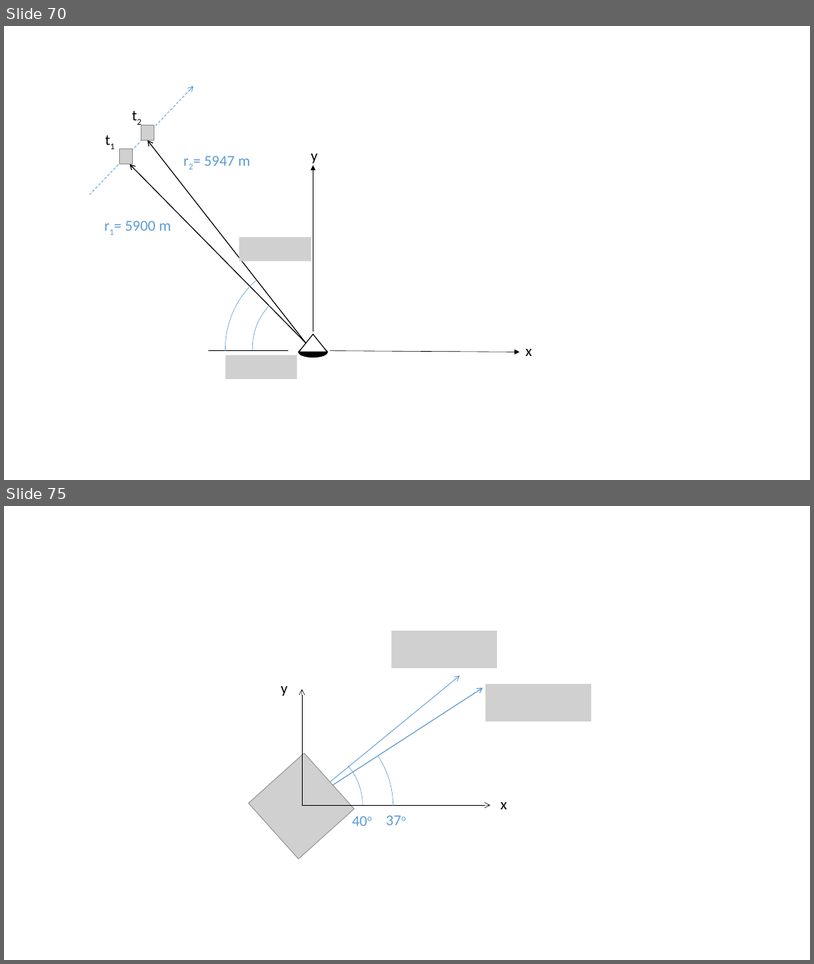
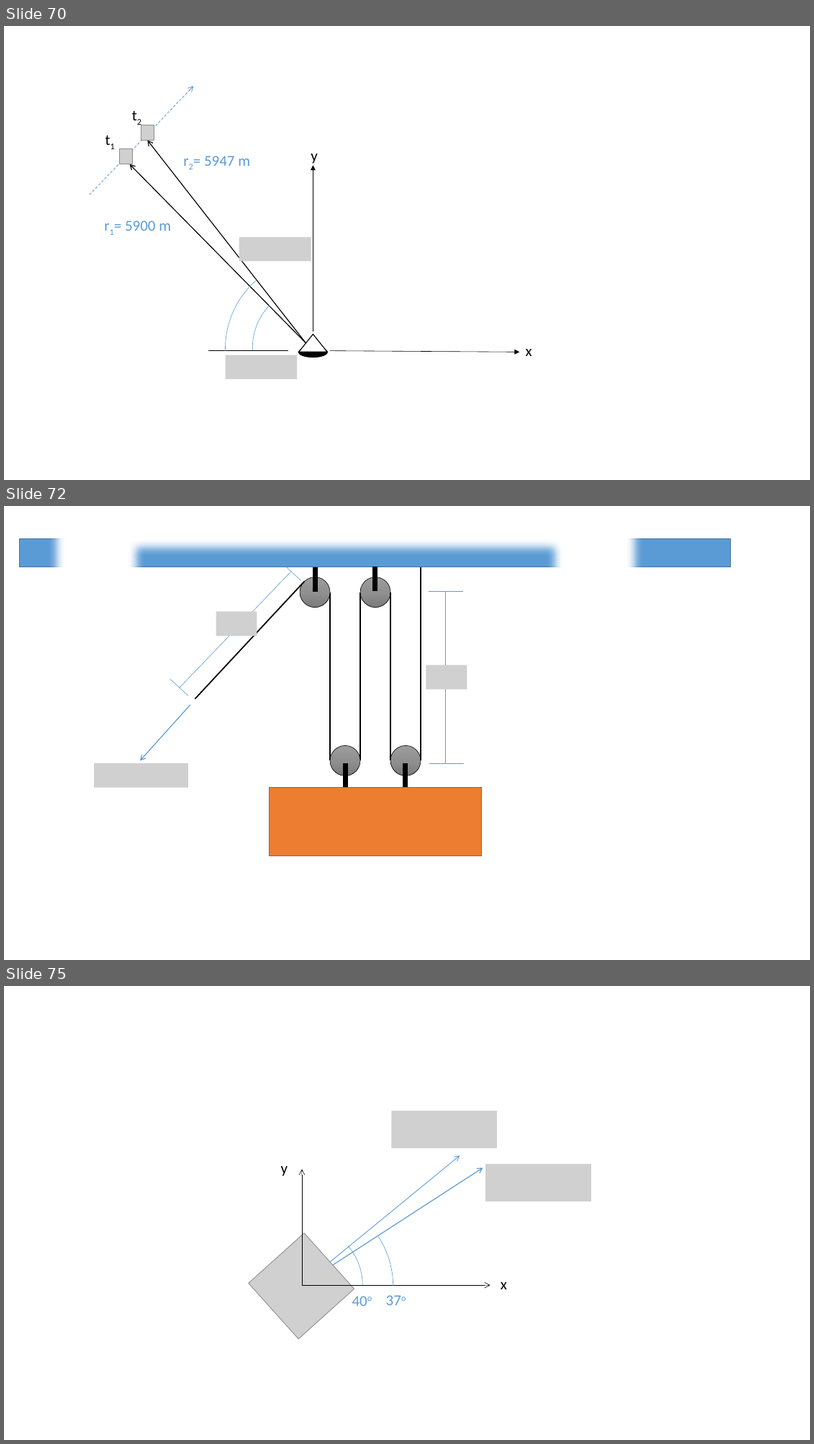
Before and after one commit to JacobMoore/mechanics_textbook, a slide deck: Homework Problems/Homework_Diagrams.pptx. Shown one above the other, each under a label of ours: slides 70 and 75 before the commit, slides 70, 72 and 75 after it; the slides between them are not shown. The pictures are 814x964 and 814x1444 pixels, drawn with LibreOffice and Linux fonts; fonts in the diff are those of the drawing; grey boxes stand for pictures. Boxes give left, top, right and bottom in pixels: in the first picture for what was removed or moved away, otherwise in the second. Text is boxed around its words. In the diff, an @@ line names an element or a change of style, - is before the commit and + after.

```diff
--- a/Homework Problems/Homework_Diagrams.pptx
+++ b/Homework Problems/Homework_Diagrams.pptx
@@ slide 72 added at <box>4,506,810,960</box>, background #FFFFFF @@
@@ frame added at <box>49,506,643,939</box>, fill #FFFFFF @@
@@ rectangle added at <box>19,539,731,567</box>, fill #5B9BD5, outline #43739E 1 pt @@
@@ line added from (283, 564) to (301, 580), #5B9BD5 0.5 pt @@
@@ line added from (316, 567) to (316, 591), #000000 6 pt @@
@@ line added from (376, 567) to (376, 591), #000000 6 pt @@
@@ line added from (421, 761) to (421, 567), #000000 1.5 pt @@
@@ line added from (291, 572) to (180, 688), #5B9BD5 0.5 pt @@
@@ line added from (196, 699) to (305, 582), #000000 1.5 pt @@
@@ ellipse added at <box>300,577,330,607</box>, fill gradient #9D9D9D to #909090 to #7C7C7C, outline #000000 0.5 pt @@
@@ line added from (330, 761) to (330, 592), #000000 1.5 pt @@
@@ line added from (360, 761) to (360, 592), #000000 1.5 pt @@
@@ ellipse added at <box>360,577,391,607</box>, fill gradient #9D9D9D to #909090 to #7C7C7C, outline #000000 0.5 pt @@
@@ line added from (391, 761) to (391, 592), #000000 1.5 pt @@
@@ line added from (429, 591) to (464, 591), #5B9BD5 0.5 pt @@
@@ line added from (445, 591) to (445, 764), #5B9BD5 0.5 pt @@
@@ picture added at <box>216,611,257,636</box> @@
@@ picture added at <box>426,665,468,690</box> @@
@@ line added from (170, 679) to (188, 695), #5B9BD5 0.5 pt @@
@@ arrow added from (190, 705) to (140, 761), #5B9BD5 1 pt @@
@@ picture added at <box>94,763,188,788</box> @@
@@ ellipse added at <box>330,746,360,776</box>, fill gradient #9D9D9D to #909090 to #7C7C7C, outline #000000 0.5 pt @@
@@ line added from (346, 764) to (346, 788), #000000 6 pt @@
@@ ellipse added at <box>391,746,421,776</box>, fill gradient #9D9D9D to #909090 to #7C7C7C, outline #000000 0.5 pt @@
@@ line added from (406, 764) to (406, 788), #000000 6 pt @@
@@ line added from (430, 764) to (464, 764), #5B9BD5 0.5 pt @@
@@ rectangle added at <box>270,788,482,855</box>, fill #ED7D31, outline #AF5C24 1 pt @@
```
Also in this commit, not shown: 1 slide changed, 1 other slide added, 2 slides removed, 21 other files.
